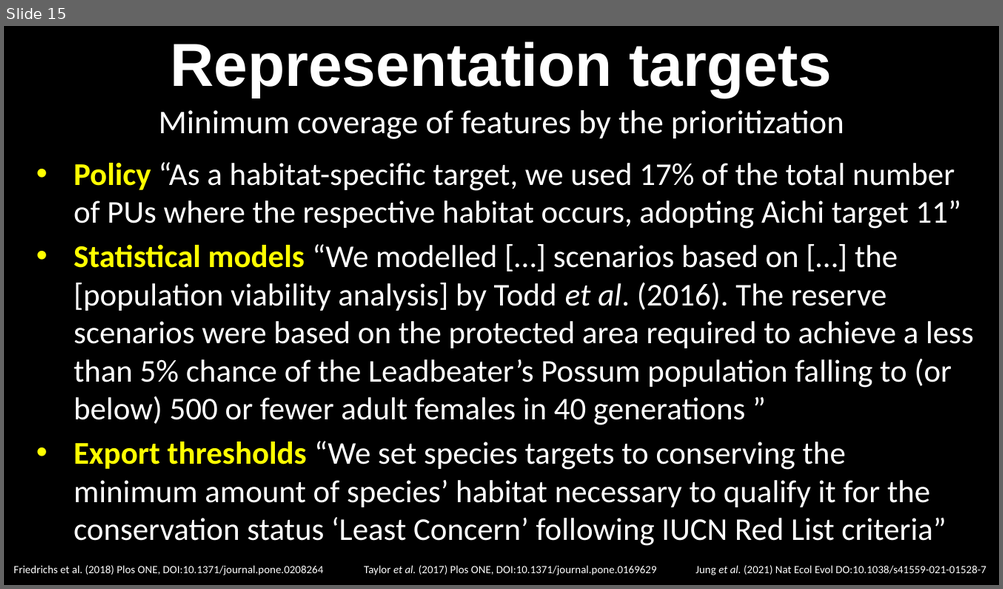
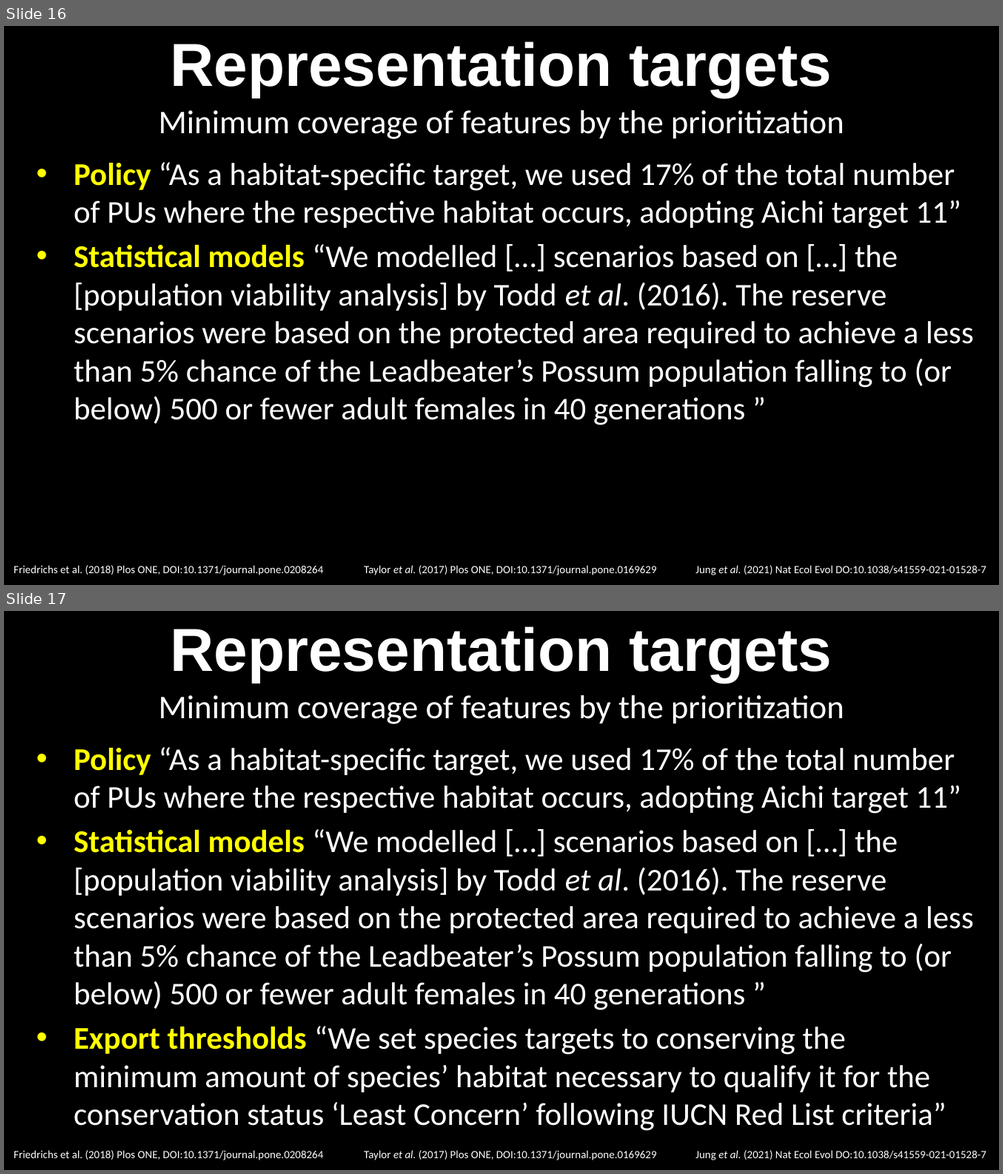
Before and after one commit to jeffreyhanson/abstracts-and-slides, a slide deck: seminars/ICCB-prioritizr-07-10-2021/slides.pptx. Shown one above the other, each under a label of ours: slide 15 before the commit, slides 16 and 17 after it. The pictures are 1003x589 and 1003x1174 pixels, drawn with LibreOffice and Linux fonts; fonts in the diff are those of the drawing. Boxes give left, top, right and bottom in pixels: in the first picture for what was removed or moved away, otherwise in the second. Text is boxed around its words. In the diff, an @@ line names an element or a change of style, - is before the commit and + after.

```diff
--- a/seminars/ICCB-prioritizr-07-10-2021/slides.pptx
+++ b/seminars/ICCB-prioritizr-07-10-2021/slides.pptx
@@ slide 16 added at [4, 26, 999, 585], background #000000 @@
@@ title added at [170, 42, 831, 97], 44 pt, text #FFFFFF, bold @@
+Representation targets
@@ text added at [159, 110, 844, 139], 24 pt, text #FFFFFF @@
+Minimum coverage of features by the prioritization
@@ text added at [74, 162, 973, 426], 23 pt, text #FFFFFF @@
+• Policy “As a habitat-specific target, we used 17% of the total number of PUs where the respective habitat occurs, adopting Aichi target 11”
+• Statistical models “We modelled […] scenarios based on […] the [population viability analysis] by Todd et al. (2016). The reserve scenarios were based on the protected area required to achieve a less than 5% chance of the Leadbeater’s Possum population falling to (or below) 500 or fewer adult females in 40 generations ”
@@ text added at [14, 565, 324, 576], 8 pt, text #FFFFFF @@
+Friedrichs et al. (2018) Plos ONE, DOI:10.1371/journal.pone.0208264
@@ text added at [364, 565, 657, 576], 8 pt, text #FFFFFF @@
+Taylor et al. (2017) Plos ONE, DOI:10.1371/journal.pone.0169629
@@ text added at [695, 565, 986, 576], 8 pt, text #FFFFFF @@
+Jung et al. (2021) Nat Ecol Evol DO:10.1038/s41559-021-01528-7
@@ what was slide 15 is now slide 17 @@
```
Also in this commit, not shown: 3 slides changed, 1 other slide added.
